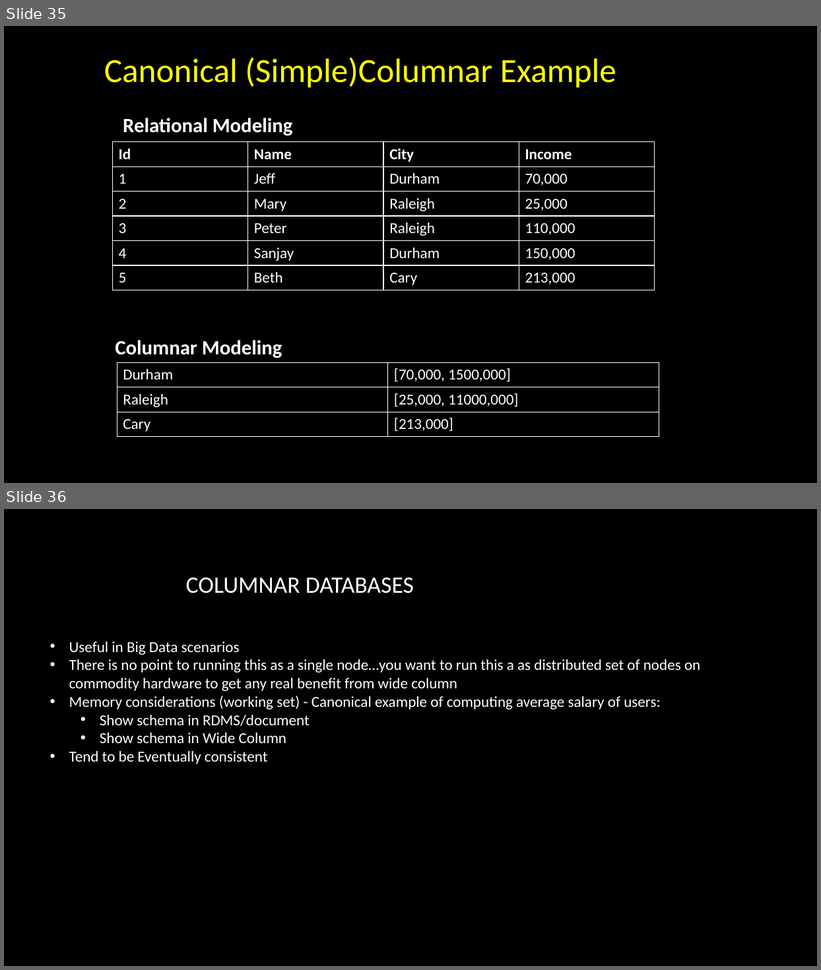
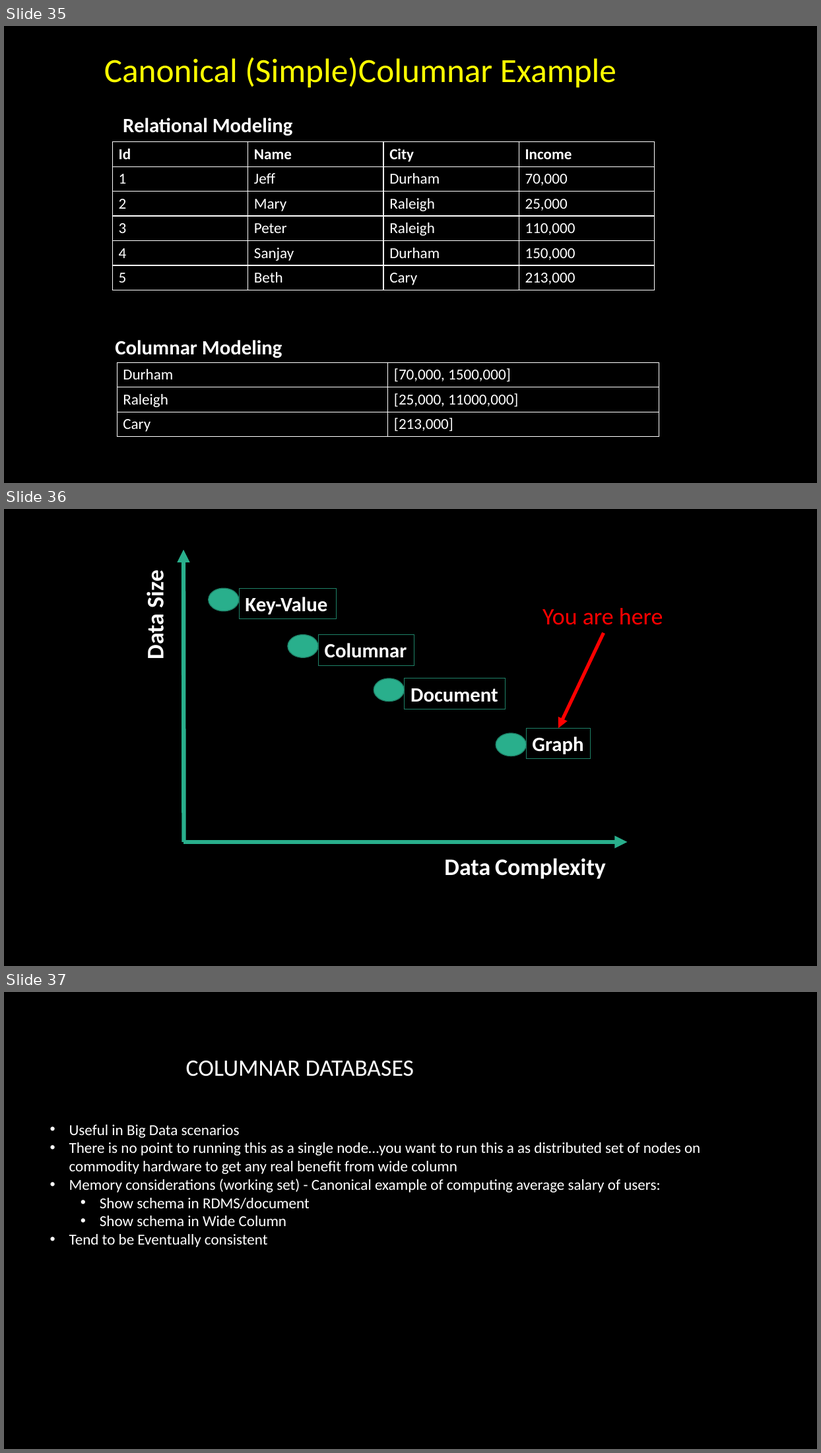
Before and after one commit to davidjeet/NoSQL-Whirlwind, a slide deck: NoSQLWhirlwind supprting images.pptx. Shown one above the other, each under a label of ours: slides 35 and 36 before the commit, slides 35, 36 and 37 after it. The pictures are 821x970 and 821x1453 pixels, drawn with LibreOffice and Linux fonts; fonts in the diff are those of the drawing. Boxes give left, top, right and bottom in pixels: in the first picture for what was removed or moved away, otherwise in the second. Text is boxed around its words. In the diff, an @@ line names an element or a change of style, - is before the commit and + after.

```diff
--- a/NoSQLWhirlwind supprting images.pptx
+++ b/NoSQLWhirlwind supprting images.pptx
@@ slide 36 added at (x1=4, y1=509, x2=817, y2=966), background #000000 @@
@@ arrow added from (184, 843) to (184, 550), #29AF8C 5 pt @@
@@ text added at (x1=141, y1=574, x2=170, y2=658), 28 pt, text #FFFFFF, bold @@
+Data Size
@@ ellipse added at (x1=209, y1=588, x2=239, y2=611), fill #29AF8C, outline #1E8168 1 pt @@
@@ rectangle added at (x1=240, y1=588, x2=337, y2=619), outline #1E8168 0.75 pt, 24 pt, text #FFFFFF, bold @@
+Key-Value
@@ text added at (x1=543, y1=608, x2=663, y2=625), 28 pt, text #FF0000 @@
+You are here
@@ ellipse added at (x1=288, y1=634, x2=318, y2=658), fill #29AF8C, outline #1E8168 1 pt @@
@@ rectangle added at (x1=319, y1=634, x2=414, y2=665), outline #1E8168 0.75 pt, 24 pt, text #FFFFFF, bold @@
+Columnar
@@ arrow added from (604, 633) to (558, 729), #FF0000 4 pt @@
@@ ellipse added at (x1=374, y1=679, x2=404, y2=702), fill #29AF8C, outline #1E8168 1 pt @@
@@ rectangle added at (x1=405, y1=679, x2=506, y2=709), outline #1E8168 0.75 pt, 24 pt, text #FFFFFF, bold @@
+Document
@@ ellipse added at (x1=496, y1=733, x2=526, y2=757), fill #29AF8C, outline #1E8168 1 pt @@
@@ rectangle added at (x1=526, y1=729, x2=591, y2=759), outline #1E8168 0.75 pt, 24 pt, text #FFFFFF, bold @@
+Graph
@@ arrow added from (184, 843) to (628, 843), #29AF8C 5 pt @@
@@ text added at (x1=444, y1=858, x2=606, y2=879), 28 pt, text #FFFFFF, bold @@
+Data Complexity
@@ what was slide 36 is now slide 37 @@
```
Also in this commit, not shown: 1 slide removed, 3 other files.
